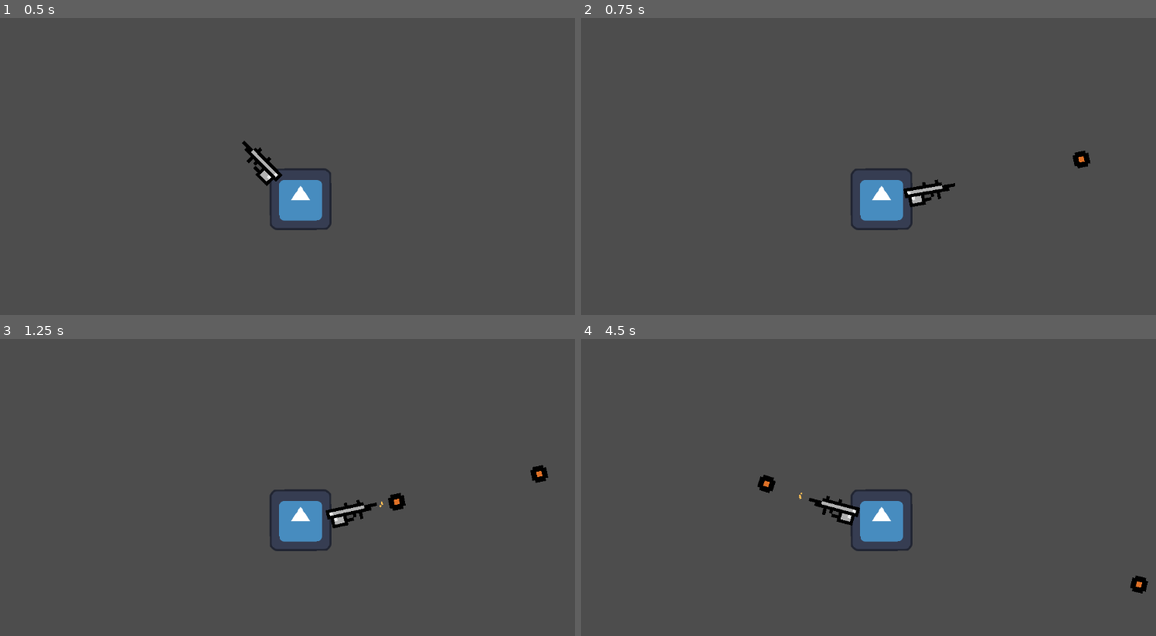
Above: before the commit, frames 1-4 (two rows, left to right).
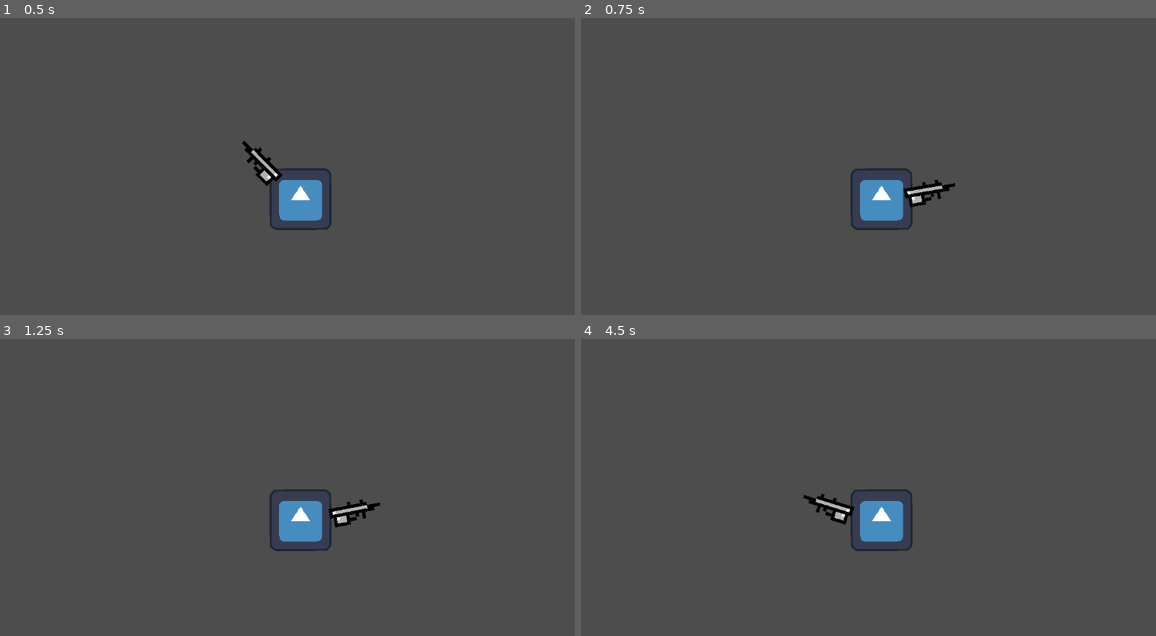
Above: after the commit, the same moments.

Repository: r2d2m/Godot-Modular-Gun-Manager
Game: Godot game, scene res://example_level/example_level.tscn
The game is run twice, just before and just after one commit, with the same random seed, the same clock (stepped at 60 frames per second) and the same inputs. The engine's default icon, where the game draws it, is replaced by a stand-in: a white triangle on a blue panel in a dark square.
Inputs (mouse positions are in pixels of both pictures, inside the frame that each line leads up to):
- Up to frame 1 (0.5 s): no input
- Up to frame 2 (0.75 s): tap Enter at 0.5 s; move the mouse to (1006, 172) at 0.52 s; press the mouse at (1006, 172) at 0.53 s
- Up to frame 3 (1.25 s): no input
- Up to frame 4 (4.5 s): move the mouse to (747, 529) at 1.27 s; release the mouse at (747, 529) at 1.28 s; click (747, 529) at 1.35 s; move the mouse to (937, 437) at 2.02 s; press the mouse at (937, 437) at 2.03 s; move the mouse to (845, 582) at 2.77 s; release the mouse at (845, 582) at 2.78 s; click (845, 582) at 2.85 s; tap Space at 3.5 s; move the mouse to (1058, 564) at 3.52 s; press the mouse at (1058, 564) at 3.53 s; tap R (reload) at 4.15 s; move the mouse to (690, 460) at 4.27 s; release the mouse at (690, 460) at 4.28 s; click (690, 460) at 4.35 s

Frame 1 is identical in both runs. In frame 2, 0.1% of the frame differs, in the area x 85-89%, y 44-51%; in frame 3, 0.5%; in frame 4, 0.6%, in the area x 30-99%, y 45-86%.

Commit message:
v2.0 Beta 4
Small changes

Diff:
--- a/Example Project/Modular-Weapon-Manager/prebuilt_weapons_types/top_down_weapon/component/top_down_gun_2d.tscn
+++ b/Example Project/Modular-Weapon-Manager/prebuilt_weapons_types/top_down_weapon/component/top_down_gun_2d.tscn
@@ -174,7 +174,6 @@
 [node name="Gun" type="Node2D" parent="."]
 
 [node name="Sprite" type="AnimatedSprite2D" parent="Gun"]
-rotation = -6.28319
 scale = Vector2(6, 6)
 sprite_frames = ExtResource("2_06t7n")
 
--- a/Example Project/Modular-Weapon-Manager/weapon_behaviour/base_weapon_behavior.gd
+++ b/Example Project/Modular-Weapon-Manager/weapon_behaviour/base_weapon_behavior.gd
@@ -16,7 +16,7 @@
 @export var projectile_scene: PackedScene
 @export var projectile_scale: float = 1.0
 @export var projectile_speed: float = 75000.0
-@export var projectile_range: float = 1000.0
+@export var projectile_range: float = 100000.0
 
 @export_category("Damage Specifications")
 @export var attack_instance: AttackInstance
--- a/Example Project/example_level/example_level.tscn
+++ b/Example Project/example_level/example_level.tscn
@@ -3,7 +3,7 @@
 [ext_resource type="Script" path="res://example_level/example_level.gd" id="1_6xg4l"]
 [ext_resource type="Texture2D" uid="uid://bc8wd8ufv04hj" path="res://icon.svg" id="2_u2t5h"]
 [ext_resource type="PackedScene" uid="uid://wum0cxtnqot2" path="res://Modular-Weapon-Manager/prebuilt_weapons_types/top_down_weapon/component/top_down_gun_2d.tscn" id="3_058iy"]
-[ext_resource type="Resource" uid="uid://ch8t0j4stiyq6" path="res://example_weapons/top_down_weapons/assault_rifle.tres" id="4_oc285"]
+[ext_resource type="Resource" uid="uid://bnxi4gg8x4u4a" path="res://example_weapons/top_down_weapons/sniper_rifle.tres" id="4_5co62"]
 
 [sub_resource type="RectangleShape2D" id="RectangleShape2D_iplmr"]
 
@@ -28,7 +28,7 @@
 
 [node name="TopDownGun2D" parent="CharacterBody2D/Hip" node_paths=PackedStringArray("weapon_host") instance=ExtResource("3_058iy")]
 position = Vector2(103.377, -0.822998)
-weapon_behavior = ExtResource("4_oc285")
+weapon_behavior = ExtResource("4_5co62")
 weapon_host = NodePath("../..")
 stored_ammo_types = {
 "light": 10000
--- a/Example Project/example_weapons/top_down_weapons/assault_rifle.tres
+++ b/Example Project/example_weapons/top_down_weapons/assault_rifle.tres
@@ -15,9 +15,9 @@
 ammo_type = "light"
 firerate = 0.2
 clip_size = 25
-reload_time = 10.0
-recoil = null
+reload_time = 3.0
+recoil = 0.0
 projectile_scene = ExtResource("1_ww675")
-projectile_scale = null
-projectile_speed = null
-projectile_range = null
+projectile_scale = 1.0
+projectile_speed = 75000.0
+projectile_range = 100000.0
--- /dev/null
+++ b/Example Project/example_weapons/top_down_weapons/sniper_rifle.tres
@@ -0,0 +1,23 @@
+[gd_resource type="Resource" script_class="TopDownBasicWeapon" load_steps=4 format=3 uid="uid://bnxi4gg8x4u4a"]
+
+[ext_resource type="PackedScene" uid="uid://rohwjlxdmef2" path="res://basic_bullet/projectile.tscn" id="1_4erow"]
+[ext_resource type="Script" path="res://Modular-Weapon-Manager/prebuilt_weapons_types/top_down_weapon/behaviour/top_down_basic.gd" id="2_c4apm"]
+[ext_resource type="SpriteFrames" uid="uid://dd255byaahgir" path="res://assets/assault_rifle.tres" id="3_d2ejm"]
+
+[resource]
+script = ExtResource("2_c4apm")
+weapon_sprite = ExtResource("3_d2ejm")
+animate_sprite_actions = true
+auto_flip_sprite = true
+sparks_enabled = true
+sparks_modulate = Color(0.988, 0.749, 0.333, 1)
+weapon_name = "assault_rifle"
+ammo_type = "light"
+firerate = 1.0
+clip_size = 5
+reload_time = 5.0
+recoil = 0.0
+projectile_scene = ExtResource("1_4erow")
+projectile_scale = 1.0
+projectile_speed = 300000.0
+projectile_range = 200000.0
